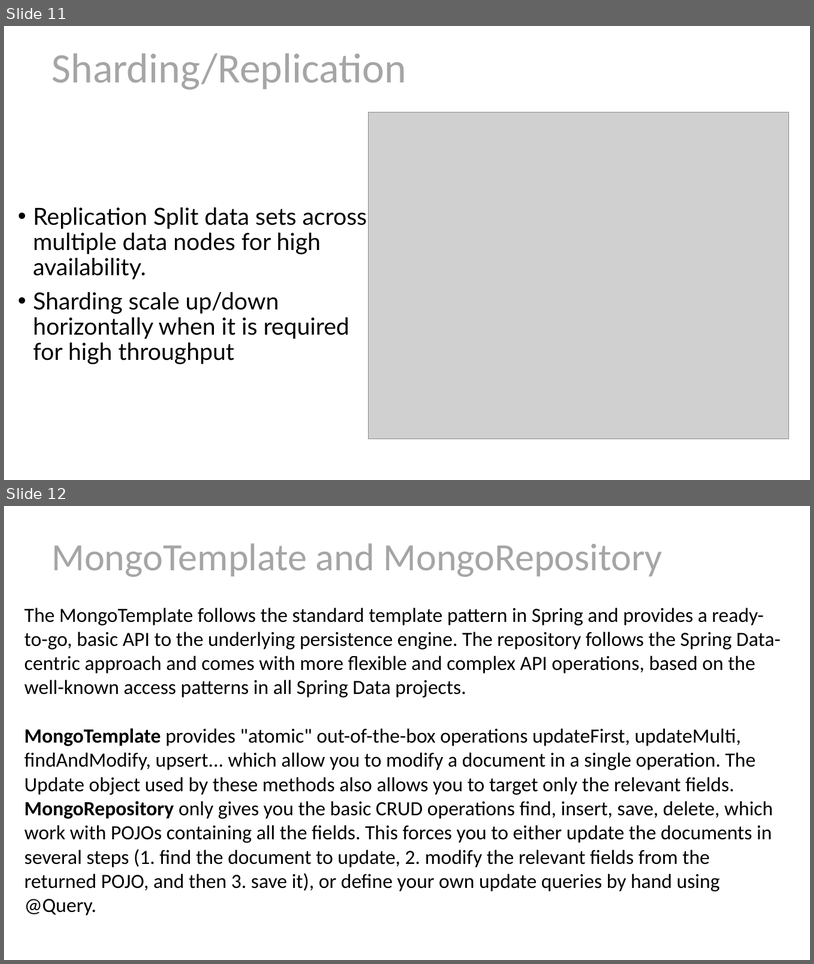
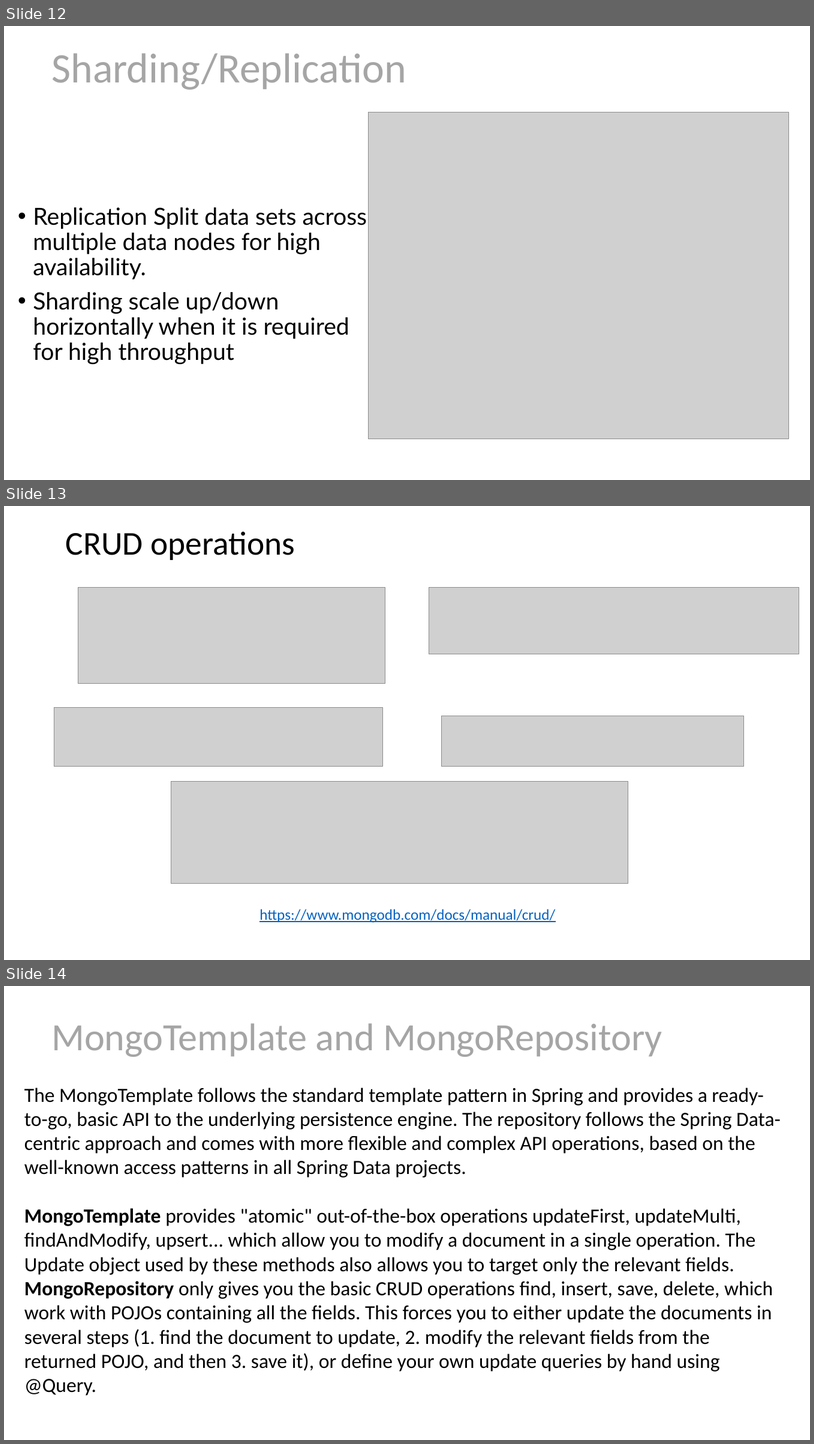
Before and after one commit to as6485/technology, a slide deck: MongoDB.pptx. Shown one above the other, each under a label of ours: slides 11 and 12 before the commit, slides 12, 13 and 14 after it. The pictures are 814x964 and 814x1444 pixels, drawn with LibreOffice and Linux fonts; fonts in the diff are those of the drawing; grey boxes stand for pictures. Boxes give left, top, right and bottom in pixels: in the first picture for what was removed or moved away, otherwise in the second. Text is boxed around its words. In the diff, an @@ line names an element or a change of style, - is before the commit and + after.

```diff
--- a/MongoDB.pptx
+++ b/MongoDB.pptx
@@ slide 13 added at [4,506,810,960], background #FFFFFF @@
@@ title added at [65,531,295,560], 39.6 pt, text #000000 @@
+CRUD operations
@@ picture added at [78,588,385,684] @@
@@ picture added at [429,588,800,654] @@
@@ picture added at [54,708,383,766] @@
@@ picture added at [442,716,744,766] @@
@@ picture added at [171,781,629,883] @@
@@ text added at [260,909,555,922], 18 pt, text #0563C1, underline @@
+https://www.mongodb.com/docs/manual/crud/
@@ what was slide 11 is now slide 12 @@
@@ what was slide 12 is now slide 14 @@
```
Also in this commit, not shown: 1 slide changed, 1 other slide added, 1 other file.
